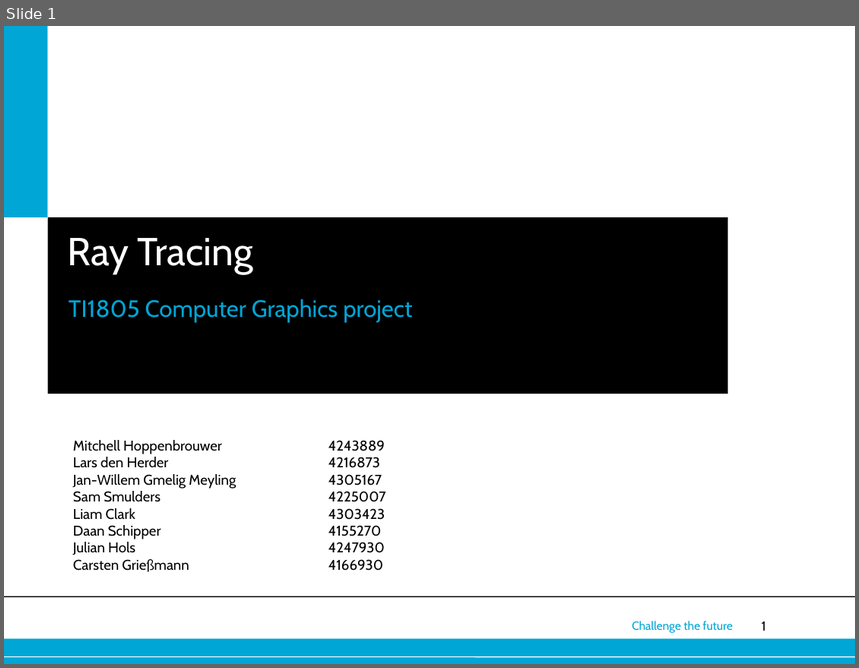
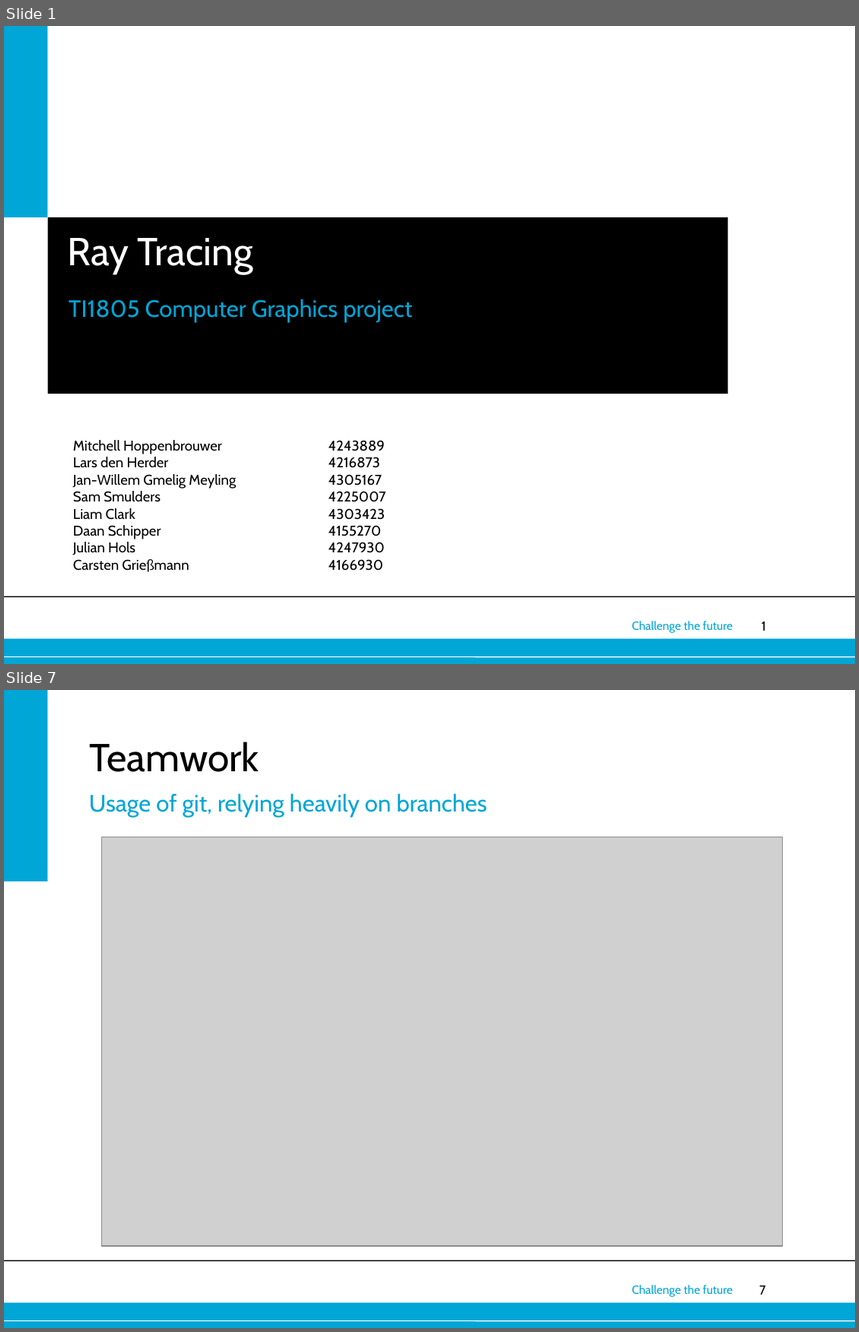
Before and after one commit to wmorssink/raytracert, a slide deck: RayTracing.ppt. Shown one above the other, each under a label of ours: slide 1 before the commit, slides 1 and 7 after it; the slides between them are not shown. The pictures are 859x668 and 859x1332 pixels, drawn with LibreOffice and Linux fonts; fonts in the diff are those of the drawing; grey boxes stand for pictures; background and template pictures are left out. Boxes give left, top, right and bottom in pixels: in the first picture for what was removed or moved away, otherwise in the second. Text is boxed around its words. In the diff, an @@ line names an element or a change of style, - is before the commit and + after.

```diff
--- a/RayTracing.ppt
+++ b/RayTracing.ppt
@@ slide 7 added at bbox=[4, 690, 855, 1328], background #FFFFFF; not listed: 5 template elements that a slide beside it also shows @@
@@ rectangle added at bbox=[4, 690, 47, 882], fill #00A6D6 @@
@@ title added at bbox=[89, 742, 259, 772], 33 pt, text #000000 @@
+Teamwork
@@ text added at bbox=[89, 793, 487, 817], 20 pt, text #00A6D6 @@
+Usage of git, relying heavily on branches
@@ picture added at bbox=[102, 837, 783, 1246] @@
```
Also in this commit, not shown: 3 slides changed, 2 other slides added, 11 slides removed.
